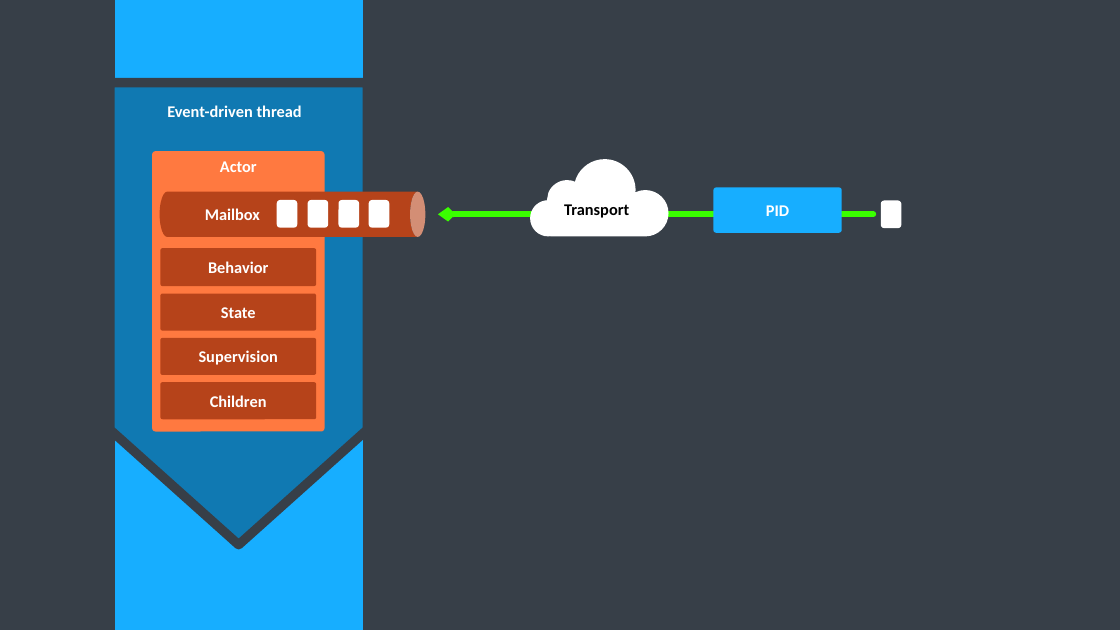
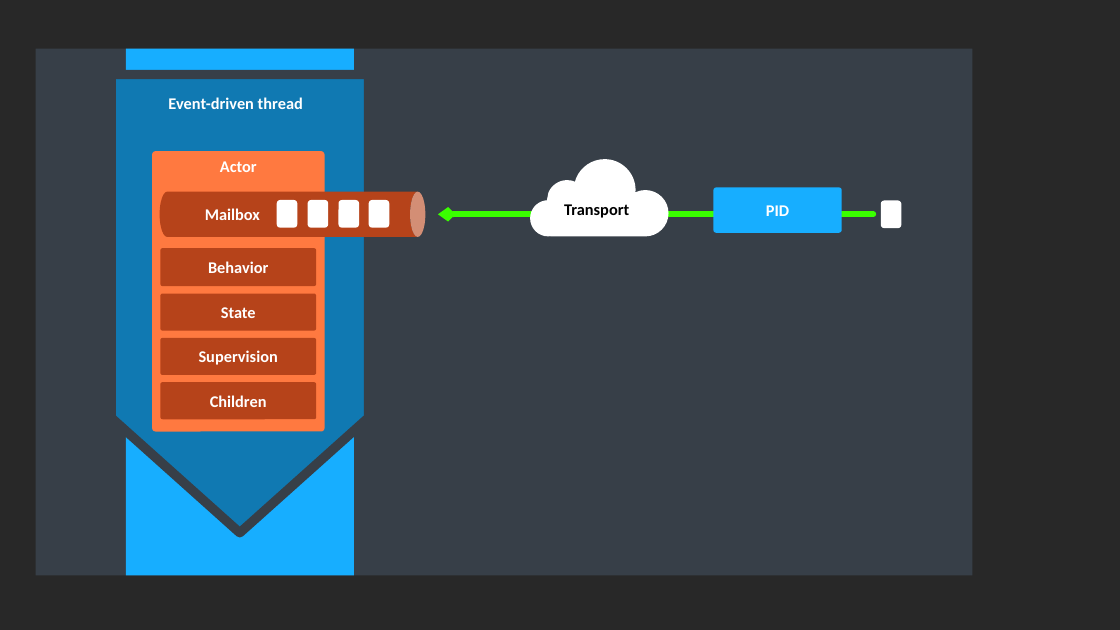
Before and after one commit to rogeralsing/Presentations, a slide deck: slide 12 of Media/protofabric.pptx. Drawn at 1120x630 pixels with LibreOffice and Linux fonts; fonts in the diff are those of the drawing. Boxes give left, top, right and bottom in pixels: in the first picture for what was removed or moved away, otherwise in the second. Text is boxed around its words. In the diff, an @@ line names an element or a change of style, - is before the commit and + after.

```diff
--- a/Media/protofabric.pptx
+++ b/Media/protofabric.pptx
@@ rectangle: place and size @@
-rectangle at bbox=[0, 0, 1120, 630]
+rectangle at bbox=[35, 49, 972, 576]
@@ rectangle: place and size @@
-rectangle at bbox=[110, 0, 367, 630]
+rectangle at bbox=[126, 49, 355, 576]
@@ rectangle at bbox=[126, 49, 355, 576]: outline #373F48 8 pt to none @@
@@ down arrow: place and size @@
-down arrow at bbox=[110, 82, 367, 544]
+down arrow at bbox=[111, 75, 368, 533]
@@ text "Event-driven thread": place and size @@
-text "Event-driven thread" at bbox=[167, 105, 302, 117]
+text "Event-driven thread" at bbox=[168, 97, 303, 109]
```
Also in this commit, not shown: 3 other slides changed.
